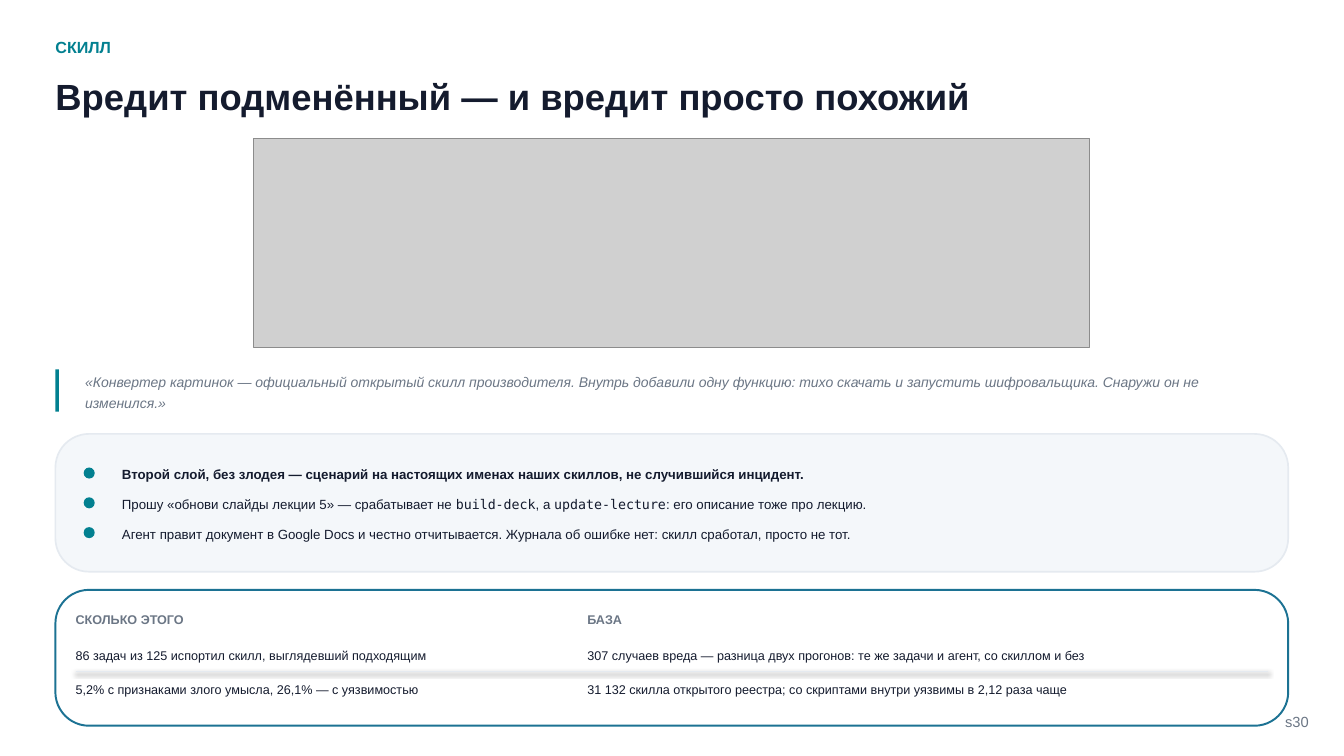
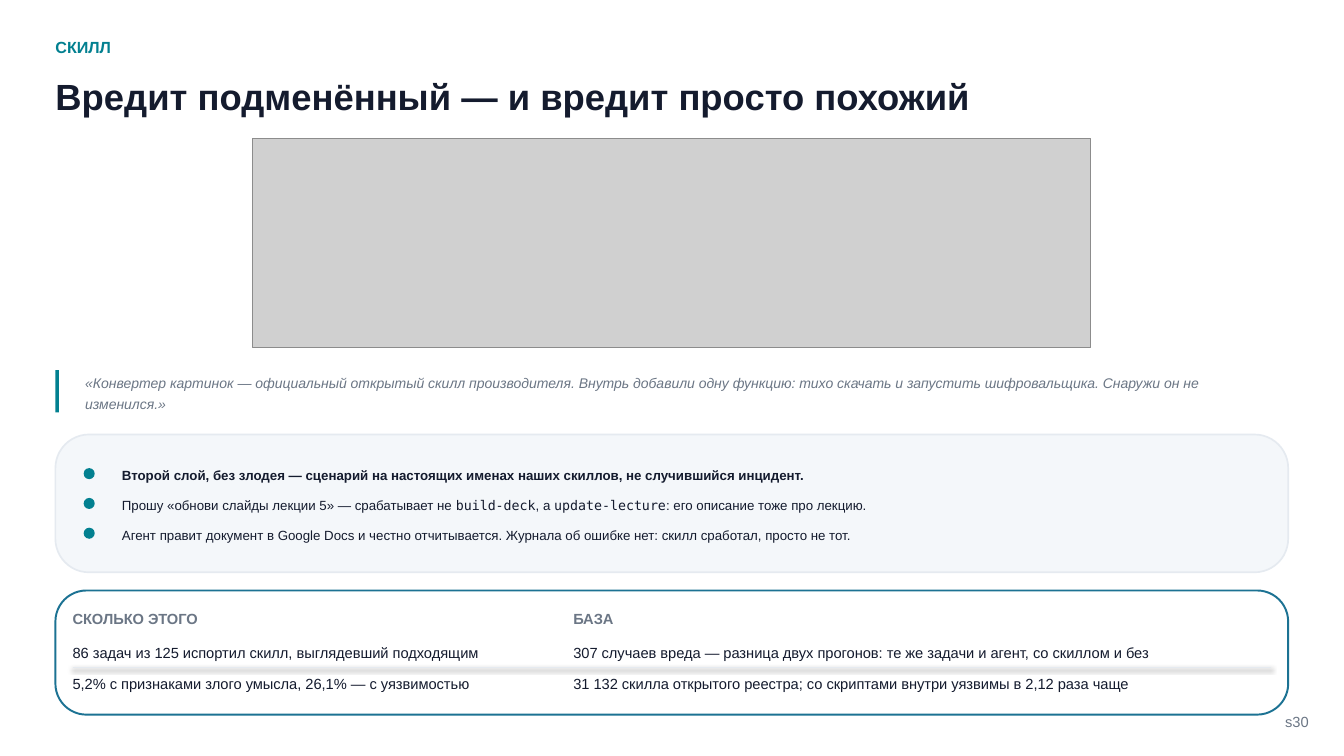
Before and after one commit to tellina-study/AI-usage-lessons, a slide deck: slide 30 of library/seminars/sem-05/rendered/sem-05.pptx. Drawn at 1344x756 pixels with LibreOffice and Linux fonts; fonts in the diff are those of the drawing; grey boxes stand for pictures. Boxes give left, top, right and bottom in pixels: in the first picture for what was removed or moved away, otherwise in the second. Text is boxed around its words. In the diff, an @@ line names an element or a change of style, - is before the commit and + after.

```diff
--- a/library/seminars/sem-05/rendered/sem-05.pptx
+++ b/library/seminars/sem-05/rendered/sem-05.pptx
@@ rounded rectangle: place and size @@
-rounded rectangle at box(55, 590, 1289, 726)
+rounded rectangle at box(55, 591, 1289, 715)
@@ rounded rectangle at box(55, 591, 1289, 715): proportions changed @@
@@ text "СКОЛЬКО ЭТОГО" at box(73, 614, 198, 624): size 9 to 10.5 pt @@
@@ text "БАЗА": place and size @@
-text "БАЗА" at box(587, 615, 622, 624)
+text "БАЗА" at box(573, 614, 613, 624)
@@ text "БАЗА" at box(573, 614, 613, 624): size 9 to 10.5 pt @@
@@ text "307 случаев вреда — разница ...": place and size @@
-text "307 случаев вреда — разница ..." at box(587, 651, 1085, 663)
+text "307 случаев вреда — разница ..." at box(573, 647, 1149, 661)
@@ size 9 to 10.5 pt; line spacing 1.15 to 1.09 in 4 elements at box(573, 647, 1149, 661), box(73, 647, 479, 661), box(573, 678, 1129, 692), box(73, 678, 469, 692) @@
@@ line moved from (76, 671) - (1268, 671) to (73, 667) - (1271, 667) @@
@@ text "31 132 скилла открытого реестра; ...": place and size @@
-text "31 132 скилла открытого реестра; ..." at box(587, 685, 1067, 697)
+text "31 132 скилла открытого реестра; ..." at box(573, 678, 1129, 692)
```
Also in this commit, not shown: 18 other slides changed, 7 other files.
